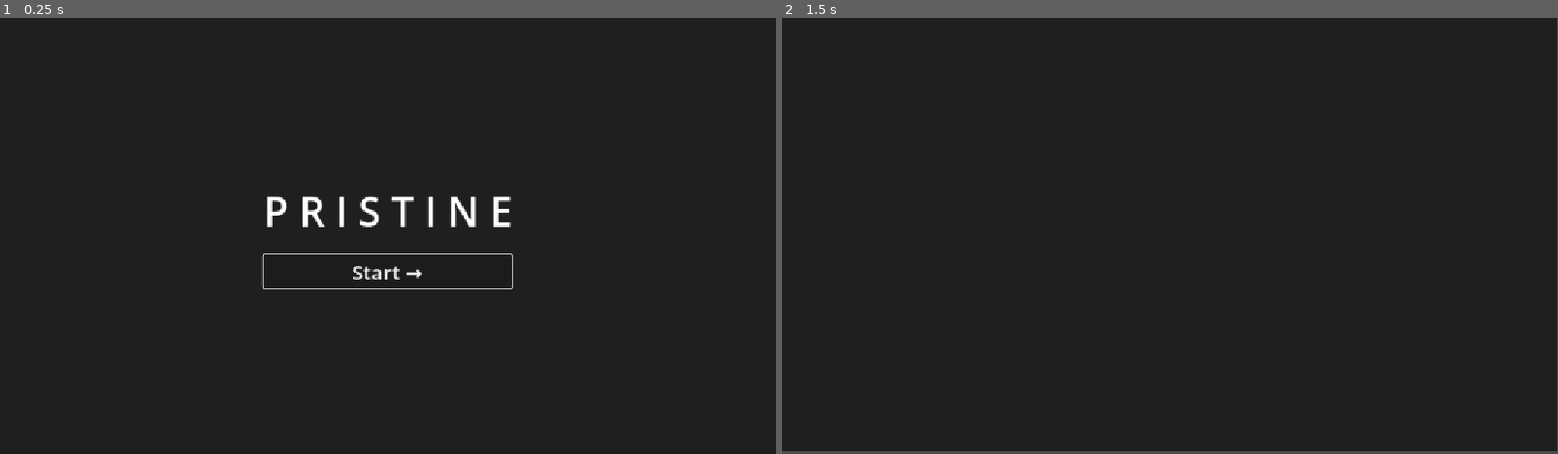
Above: before the commit, frames 1-2 (left to right).
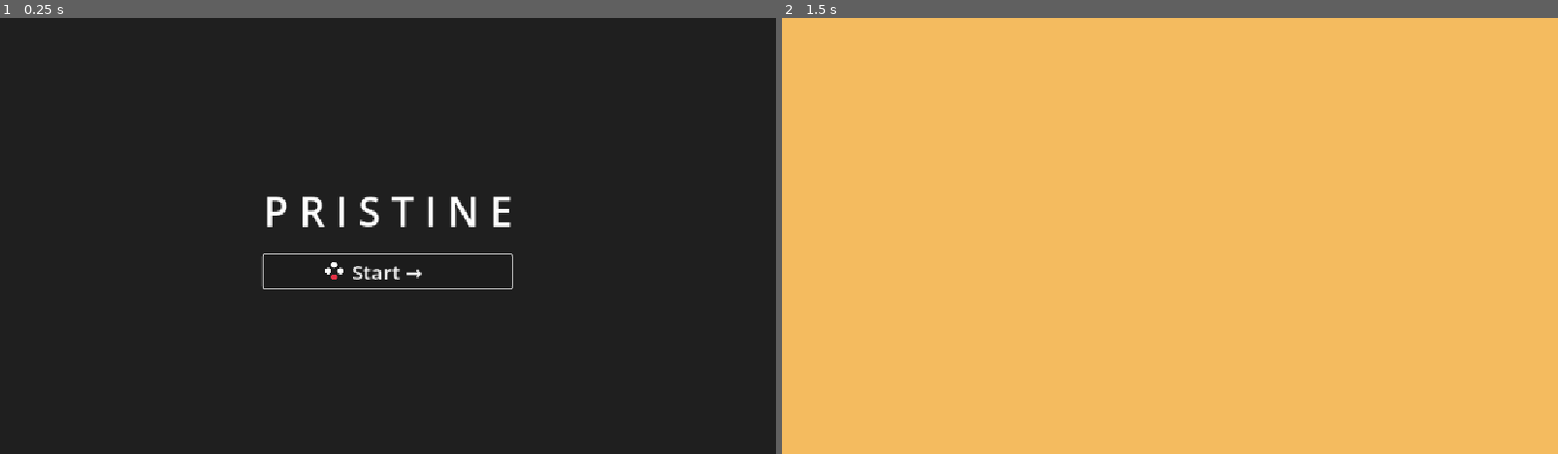
Above: after the commit, the same moments.

Repository: Surya-Vemulapalli/GameDesignProject_SKV_BGV_GS
Game: Godot game, scene res://start_screen.tscn
Two runs of this game, one before a commit and one after it. Both use one fixed random seed, a clock stepped at 60 frames per second and the inputs below.
Inputs:
- Up to frame 1 (0.25 s): no input
- Up to frame 2 (1.5 s): click "Start →" at 0.5 s; tap Enter at 1.25 s

The runs differ from the first frame. In frame 1, less than 0.1% of the frame differs, in the area x 41-45%, y 56-60%; in frame 2, 100%, in the area x 0-100%, y 0-100%.

Commit message:
scenes and icons

Diff:
--- /dev/null
+++ b/Battle.tscn
@@ -0,0 +1,3 @@
+[gd_scene format=3 uid="uid://d20hd7npnm7w1"]
+
+[node name="Battle" type="Node2D" unique_id=481113782]
--- a/Overworld.tscn
+++ b/Overworld.tscn
@@ -5,9 +5,9 @@
 [node name="Overworld" type="Node2D" unique_id=950411929]
 
 [node name="ColorRect" type="ColorRect" parent="." unique_id=1078133678]
-offset_right = 1150.0
-offset_bottom = 644.0
-color = Color(0.12225223, 0.12225223, 0.12225223, 1)
+offset_right = 1152.0
+offset_bottom = 648.0
+color = Color(0.95686275, 0.73333335, 0.37254903, 1)
 
 [node name="AudioStreamPlayer" type="AudioStreamPlayer" parent="." unique_id=145928461]
 stream = ExtResource("1_k4g30")
--- a/start_screen.tscn
+++ b/start_screen.tscn
@@ -2,6 +2,7 @@
 
 [ext_resource type="AudioStream" uid="uid://bh38njisrcqfh" path="res://Pristine_Title_Screen.ogg" id="1_ncxyx"]
 [ext_resource type="Script" uid="uid://e5ewbcgcfb4x" path="res://start_button.gd" id="2_start_button"]
+[ext_resource type="Texture2D" uid="uid://4vbr8p0e655f" path="res://switch_buttons_down.svg" id="3_afy8x"]
 
 [node name="StartScreen" type="Control" unique_id=2004830375]
 layout_mode = 3
@@ -47,3 +48,8 @@
 stream = ExtResource("1_ncxyx")
 volume_db = -10.0
 autoplay = true
+
+[node name="Sprite2D" type="Sprite2D" parent="." unique_id=1762690370]
+position = Vector2(496.00003, 376)
+scale = Vector2(0.56249976, 0.56250095)
+texture = ExtResource("3_afy8x")
--- /dev/null
+++ b/switch_buttons_down.svg
@@ -0,0 +1,7 @@
+<svg width="64" height="64" xmlns="http://www.w3.org/2000/svg" xmlns:xlink="http://www.w3.org/1999/xlink">
+  <defs/>
+  <g>
+    <path stroke="none" fill="#FFFFFF" d="M24 32 Q24 35.25 21.6 37.6 19.25 40 16 40 12.7 40 10.35 37.6 8 35.25 8 32 8 28.7 10.35 26.35 12.7 24 16 24 19.25 24 21.6 26.35 24 28.7 24 32 M40 16 Q40 19.25 37.6 21.6 35.25 24 32 24 28.7 24 26.35 21.6 24 19.25 24 16 24 12.7 26.35 10.35 28.7 8 32 8 35.25 8 37.6 10.35 40 12.7 40 16 M56 32 Q56 35.25 53.6 37.6 51.25 40 48 40 44.7 40 42.35 37.6 40 35.25 40 32 40 28.7 42.35 26.35 44.7 24 48 24 51.25 24 53.6 26.35 56 28.7 56 32"/>
+    <path stroke="none" fill="#E73246" d="M40 48 Q40 51.25 37.6 53.6 35.25 56 32 56 28.7 56 26.35 53.6 24 51.25 24 48 24 44.7 26.35 42.35 28.7 40 32 40 35.25 40 37.6 42.35 40 44.7 40 48"/>
+  </g>
+</svg>
Not shown, added: switch_buttons_down.svg.import
